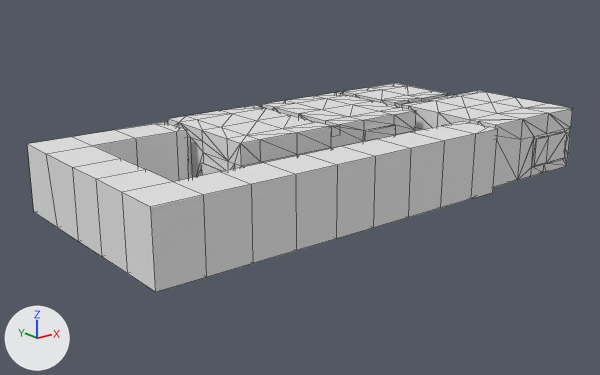
The FBX model assets/models/Museum.fbx, before and after one commit.
The view is the same before and after, from a 50 mm camera at (-773.0, -910.0, 388.0) aimed at (-34.0, 15.0, 18.0). Arrows for +X, +Y and +Z are at lower left; the lights stay in place. Mesh edges are drawn as thin lines. Where no turn or scale is listed for an object, it has been applied to the vertices.

The first picture shows 'slot355', 'slot355.001'.
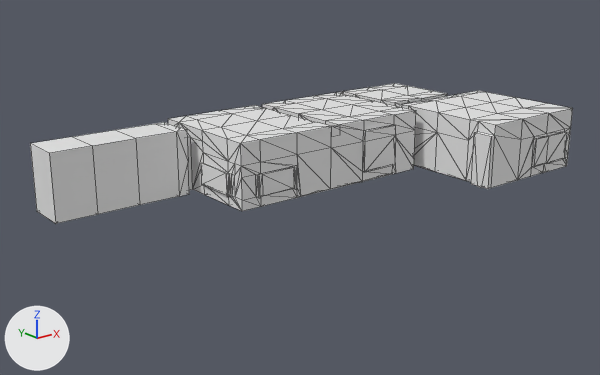
Commit message: Museum changed

Diff of the bpy script that builds the scene:
```diff
--- a/assets/models/Museum.fbx.py
+++ b/assets/models/Museum.fbx.py
@@ me_slot355_001 @@
 # used by ob_slot355_001; location = (0.0, 0.0, 0.0)
 # verts and faces of me_slot355_001; kept vertices keep their numbers, new ones are numbered from 170
 # before: 25 (-176.0, 160.0, 16.0), 26 (-192.0, 160.0, 16.0), 39 (-192.0, 96.0, 16.0), 41 (-176.0, 96.0, 16.0), 124 (-192.0, 160.0, 112.0) at pixel (154, 123)
 # before: 125 (-176.0, 160.0, 112.0) at pixel (164, 122), 135 (-176.0, 96.0, 112.0) at pixel (186, 129), 136 (-192.0, 96.0, 112.0) at pixel (176, 131), 168 (-176.0, 96.0, 64.0) at pixel (188, 162), 169 (-176.0, 160.0, 64.0)
-me_slot355_001.from_pydata(...)  # 170 vertices, 194 faces; spans x -384.0..184.0, y -176.0..160.0, z 15.0..112.0
+me_slot355_001.from_pydata(...)  # 48 vertices, 52 faces; spans x -380.0..-176.0, y 96.0..160.0, z 15.0..112.0
+# me_slot355_001 part 1
+# 127 vertices are removed from x -384.0..184.0, y -176.0..132.0, z 15.0..112.0
+# 156 faces are deleted
+# 3 vertices move from x -384.0..-320.0, y 16.0..160.0, z 16.0..112.0 to x -380.0, y 96.0..160.0, z 16.0..112.0
+# 5 vertices are added at (-355.0, 124.0, 15.0), (-355.0, 124.0, 16.0), (-355.0, 132.0, 15.0), (-355.0, 132.0, 16.0), (-380.0, 96.0, 112.0)
+# 9 new faces join them, mat_slot355 (its picture is missing)
+# 1 new face joins them, mat_material_001 (cyan #47e7e4)
+# me_slot355_001 part 2
+delete_faces([(25, 169, 125, 124, 26), (39, 136, 135, 168, 41)])
+faces += [(26, 169, 124), (124, 169, 125), (25, 169, 26), (135, 168, 136), (39, 136, 168), (39, 168, 41)]  # mat_slot355 (its picture is missing)
 me_slot355_001.materials.append(mat_slot355)
```

What differs and where, as boxes (x1, y1, x2, y2) in the pictures (600 x 375 px):
'slot355.001', reshaped (66% narrower, 40% shorter): before (27, 121, 497, 292); after (30, 122, 189, 224)
part 1 of me_slot355_001, cut back: before (27, 121, 497, 292); after (30, 137, 98, 224)
part 2 of me_slot355_001, built on: before (177, 130, 189, 180); after (177, 130, 189, 196)
